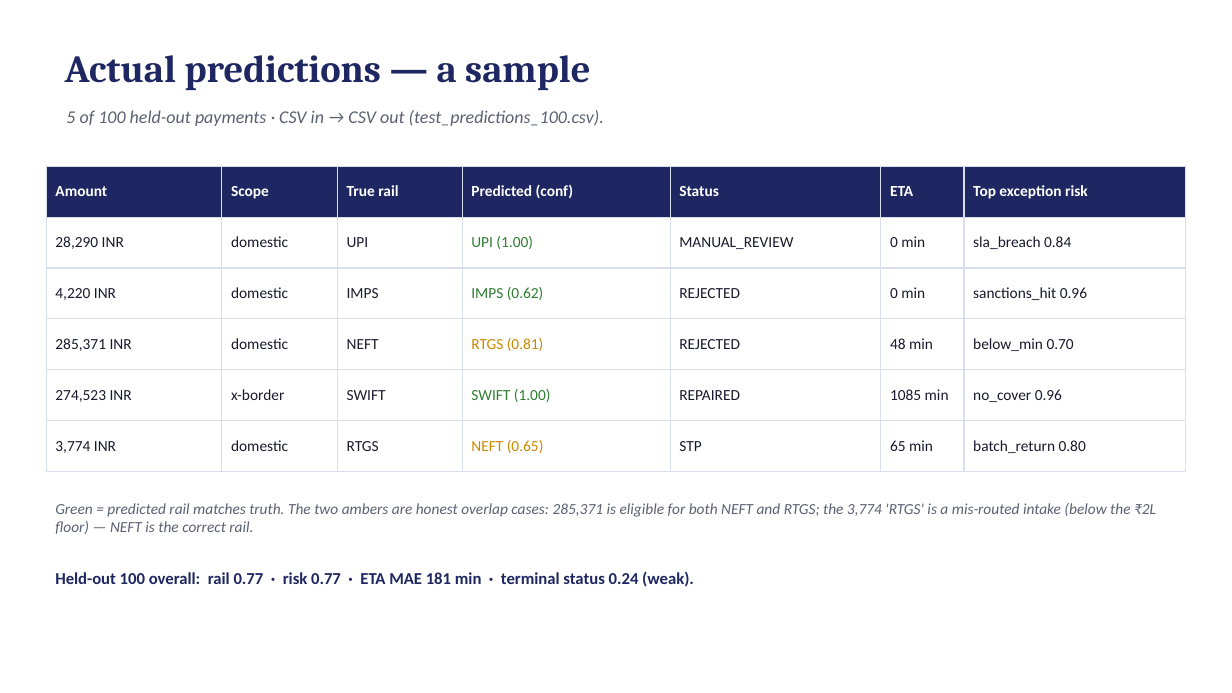
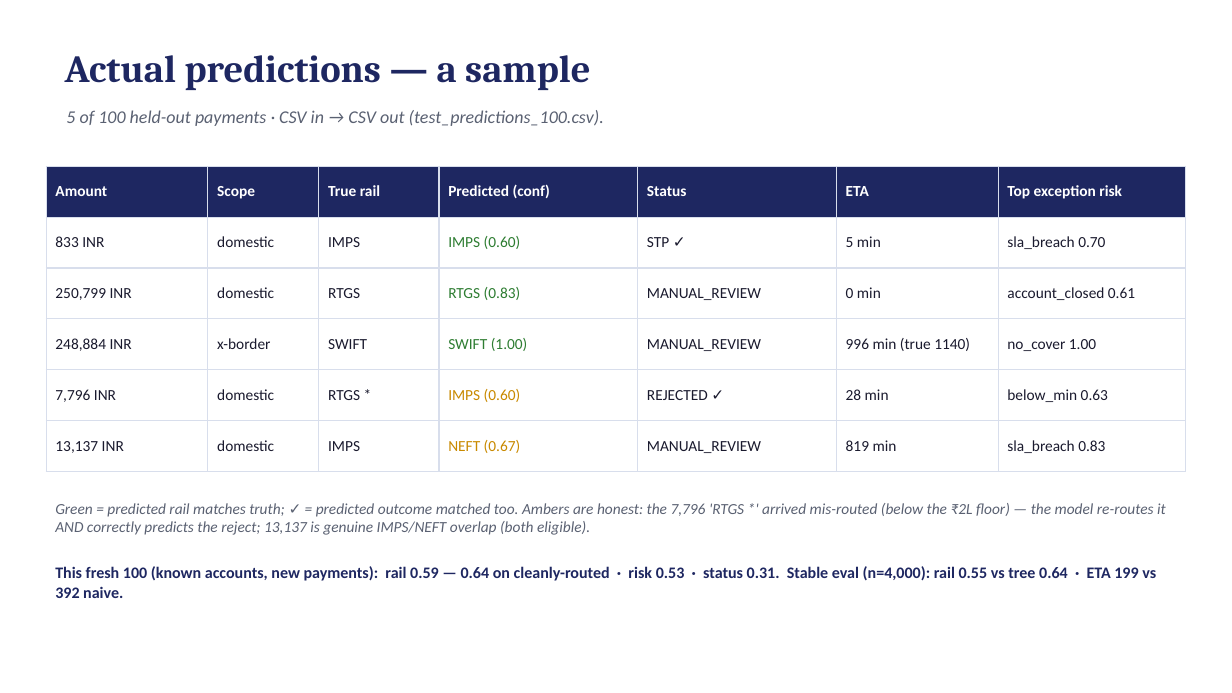
Before and after one commit to Bratz/txn-repr-poc, a slide deck: slide 10 of docs/txn_repr_evidence.pptx. Drawn at 1232x693 pixels with LibreOffice and Linux fonts; fonts in the diff are those of the drawing. Boxes give left, top, right and bottom in pixels: in the first picture for what was removed or moved away, otherwise in the second. Text is boxed around its words. In the diff, an @@ line names an element or a change of style, - is before the commit and + after.

```diff
--- a/docs/txn_repr_evidence.pptx
+++ b/docs/txn_repr_evidence.pptx
@@ table at box(46, 166, 1186, 457) @@
-row 2: 28,290 INR | domestic | UPI | UPI (1.00) | MANUAL_REVIEW | 0 min | sla_breach 0.84
+row 2: 833 INR | domestic | IMPS | IMPS (0.60) | STP ✓ | 5 min | sla_breach 0.70
-row 3: 4,220 INR | domestic | IMPS | IMPS (0.62) | REJECTED | 0 min | sanctions_hit 0.96
+row 3: 250,799 INR | domestic | RTGS | RTGS (0.83) | MANUAL_REVIEW | 0 min | account_closed 0.61
-row 4: 285,371 INR | domestic | NEFT | RTGS (0.81) | REJECTED | 48 min | below_min 0.70
+row 4: 248,884 INR | x-border | SWIFT | SWIFT (1.00) | MANUAL_REVIEW | 996 min (true 1140) | no_cover 1.00
-row 5: 274,523 INR | x-border | SWIFT | SWIFT (1.00) | REPAIRED | 1085 min | no_cover 0.96
+row 5: 7,796 INR | domestic | RTGS * | IMPS (0.60) | REJECTED ✓ | 28 min | below_min 0.63
-row 6: 3,774 INR | domestic | RTGS | NEFT (0.65) | STP | 65 min | batch_return 0.80
+row 6: 13,137 INR | domestic | IMPS | NEFT (0.67) | MANUAL_REVIEW | 819 min | sla_breach 0.83
@@ text at box(55, 503, 1166, 535): text changed @@
-Green = predicted rail matches truth. The two ambers are honest overlap cases: 285,371 is eligible for both NEFT and RTGS; the 3,774 'RTGS' is a mis-routed intake (below the ₹2L floor) — NEFT is the correct rail.
+Green = predicted rail matches truth; ✓ = predicted outcome matched too. Ambers are honest: the 7,796 'RTGS *' arrived mis-routed (below the ₹2L floor) — the model re-routes it AND correctly predicts the reject; 13,137 is genuine IMPS/NEFT overlap (both eligible).
@@ text at box(55, 566, 1156, 598): text changed; size 13 to 12.5 pt @@
-Held-out 100 overall: rail 0.77 · risk 0.77 · ETA MAE 181 min · terminal status 0.24 (weak).
+This fresh 100 (known accounts, new payments): rail 0.59 — 0.64 on cleanly-routed · risk 0.53 · status 0.31. Stable eval (n=4,000): rail 0.55 vs tree 0.64 · ETA 199 vs 392 naive.
```
Also in this commit, not shown: 8 other slides changed, 2 other files.
